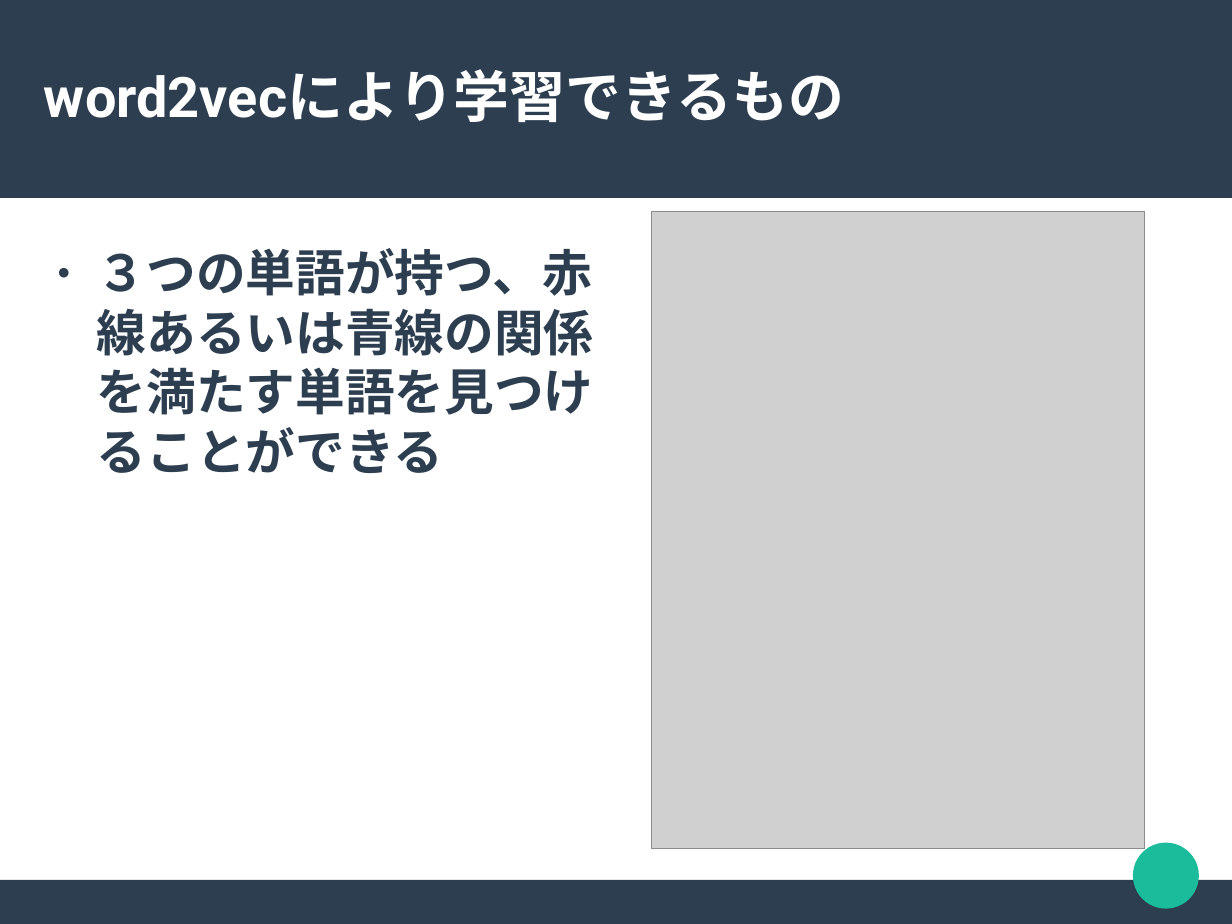
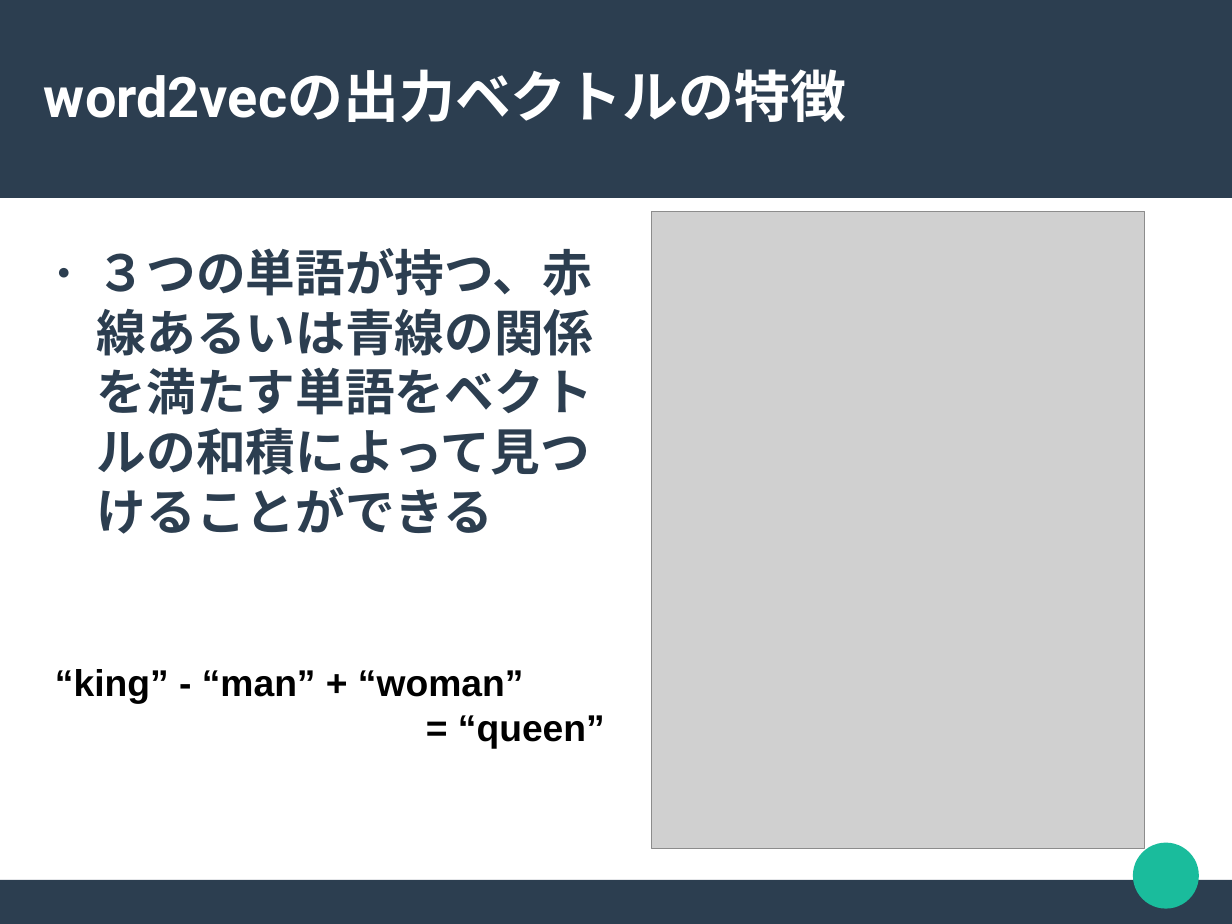
Before and after one commit to chocolaolantan/thesis, a slide deck: slide 6 of note/slide/ハンガリアン法による語の相似関係抽出ver2.odp. Drawn at 1232x924 pixels with LibreOffice and Linux fonts; fonts in the diff are those of the drawing; grey boxes stand for pictures. Boxes give left, top, right and bottom in pixels: in the first picture for what was removed or moved away, otherwise in the second. Text is boxed around its words. In the diff, an @@ line names an element or a change of style, - is before the commit and + after.

```diff
--- a/note/slide/ハンガリアン法による語の相似関係抽出ver2.odp
+++ b/note/slide/ハンガリアン法による語の相似関係抽出ver2.odp
@@ title at (x1=44, y1=69, x2=846, y2=122): text changed @@
-word2vecにより学習できるもの
+word2vecの出力ベクトルの特徴
@@ text at (x1=97, y1=248, x2=594, y2=534): text changed @@
-● ３つの単語が持つ、赤線あるいは青線の関係を満たす単語を見つけることができる
+● ３つの単語が持つ、赤線あるいは青線の関係を満たす単語をベクトルの和積によって見つけることができる
@@ text added at (x1=55, y1=669, x2=605, y2=749), 24 pt, text #000000, bold @@
+“king” - “man” + “woman”
+= “queen”
```
Also in this commit, not shown: 4 other slides changed, 2 slides added, 3 slides removed, 14 other files.
